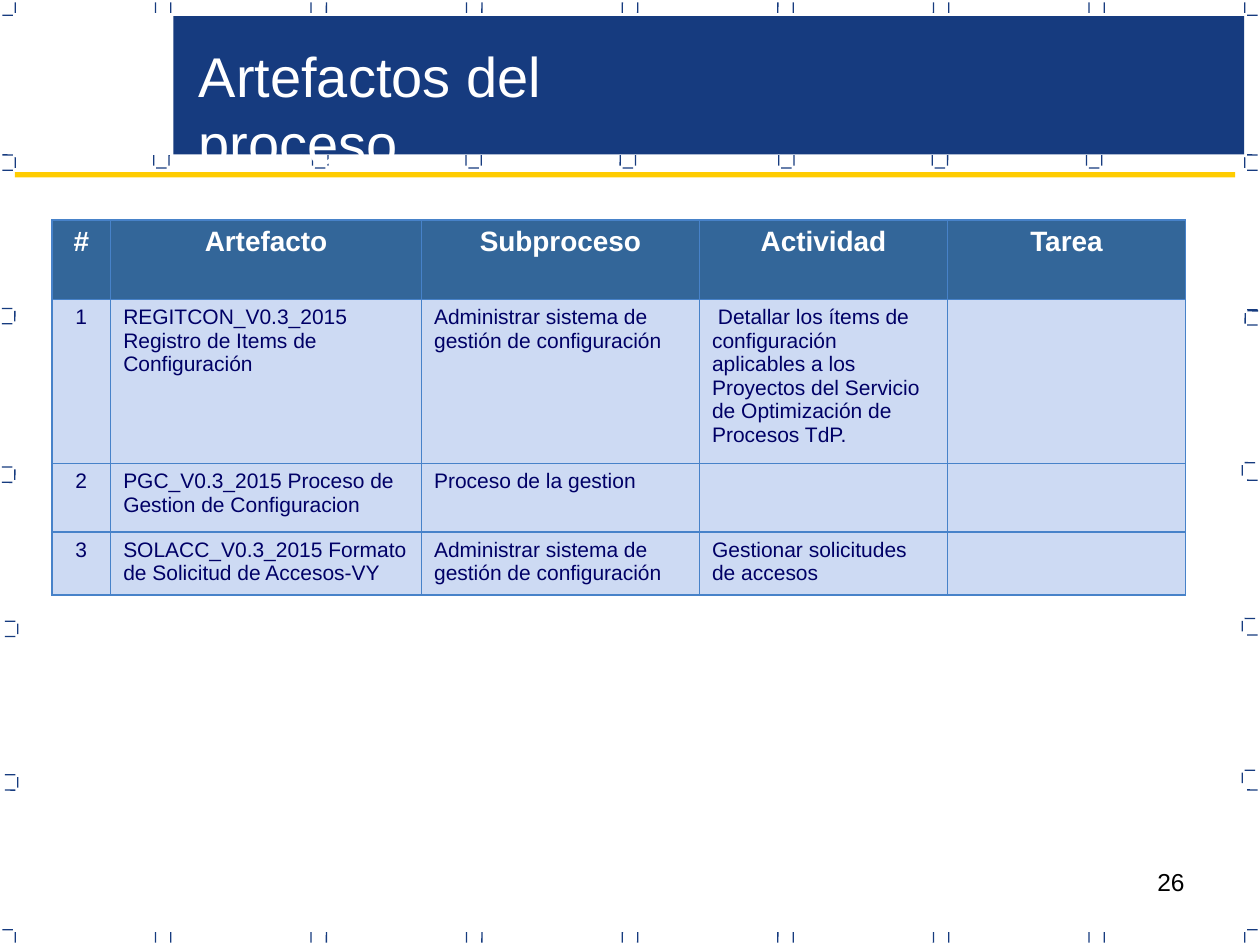
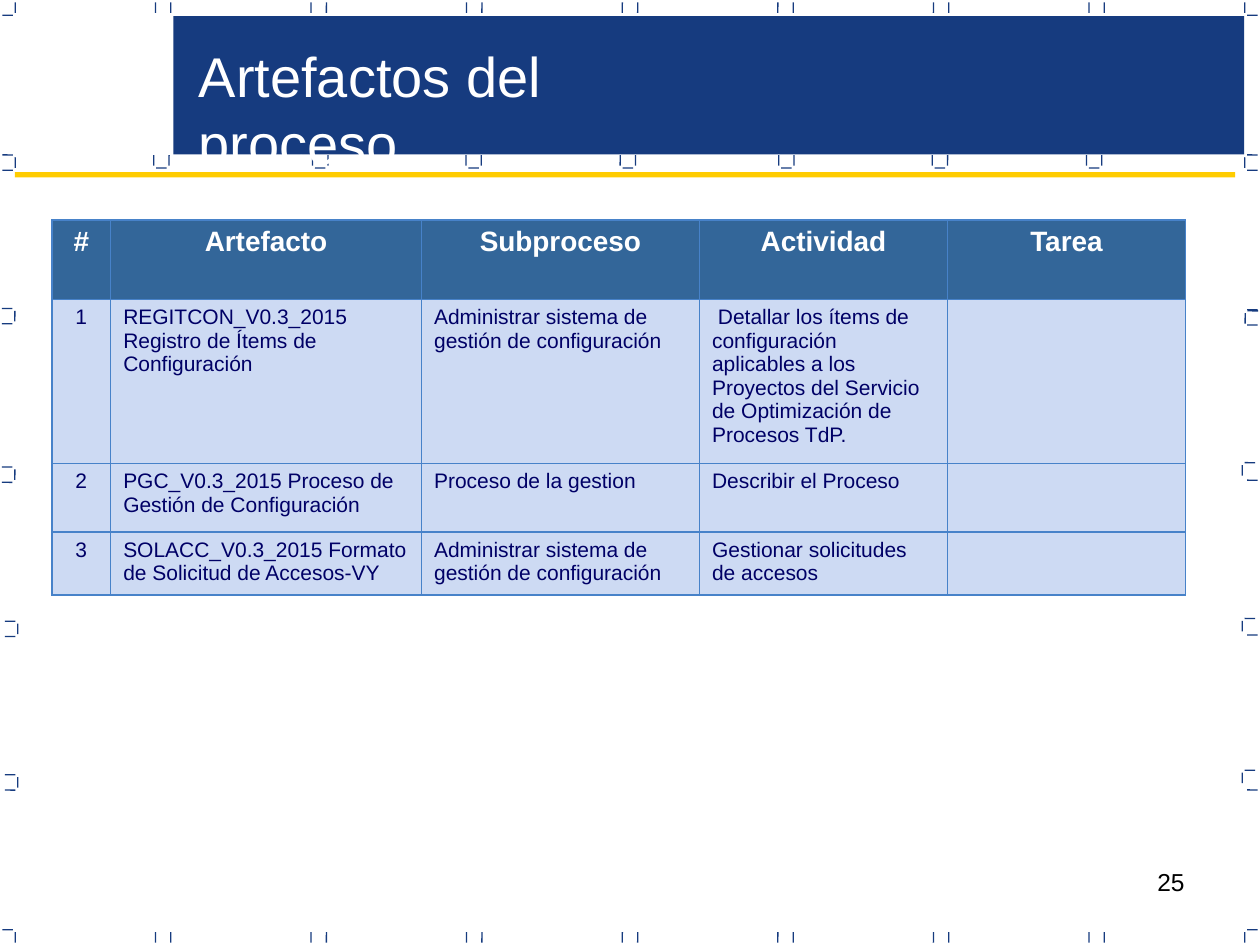
Before and after one commit to CreativeCheeseGame/BoundPhysic, a slide deck: slide 25 of Area de Proceso Gestion Configuracion/PGC_V0.3_2015 Proceso de Gestion de Configuracion.pptx (slide 26 before the commit). Drawn at 1260x945 pixels with LibreOffice and Linux fonts; fonts in the diff are those of the drawing. Boxes give left, top, right and bottom in pixels: in the first picture for what was removed or moved away, otherwise in the second. Text is boxed around its words. In the diff, an @@ line names an element or a change of style, - is before the commit and + after.

```diff
--- a/Area de Proceso Gestion Configuracion/PGC_V0.3_2015 Proceso de Gestion de Configuracion.pptx
+++ b/Area de Proceso Gestion Configuracion/PGC_V0.3_2015 Proceso de Gestion de Configuracion.pptx
@@ table at (x1=52, y1=220, x2=1187, y2=596) @@
-row 2, column 2: REGITCON_V0.3_2015 Registro de Items de Configuración
+row 2, column 2: REGITCON_V0.3_2015 Registro de Ítems de Configuración
-row 3, column 2: PGC_V0.3_2015 Proceso de Gestion de Configuracion
+row 3, column 2: PGC_V0.3_2015 Proceso de Gestión de Configuración
-row 3, column 4: 
+row 3, column 4: Describir el Proceso
@@ page number at (x1=1157, y1=874, x2=1184, y2=892): text changed @@
-26
+25
```
Also in this commit, not shown: 9 other slides changed, 2 slides removed.
